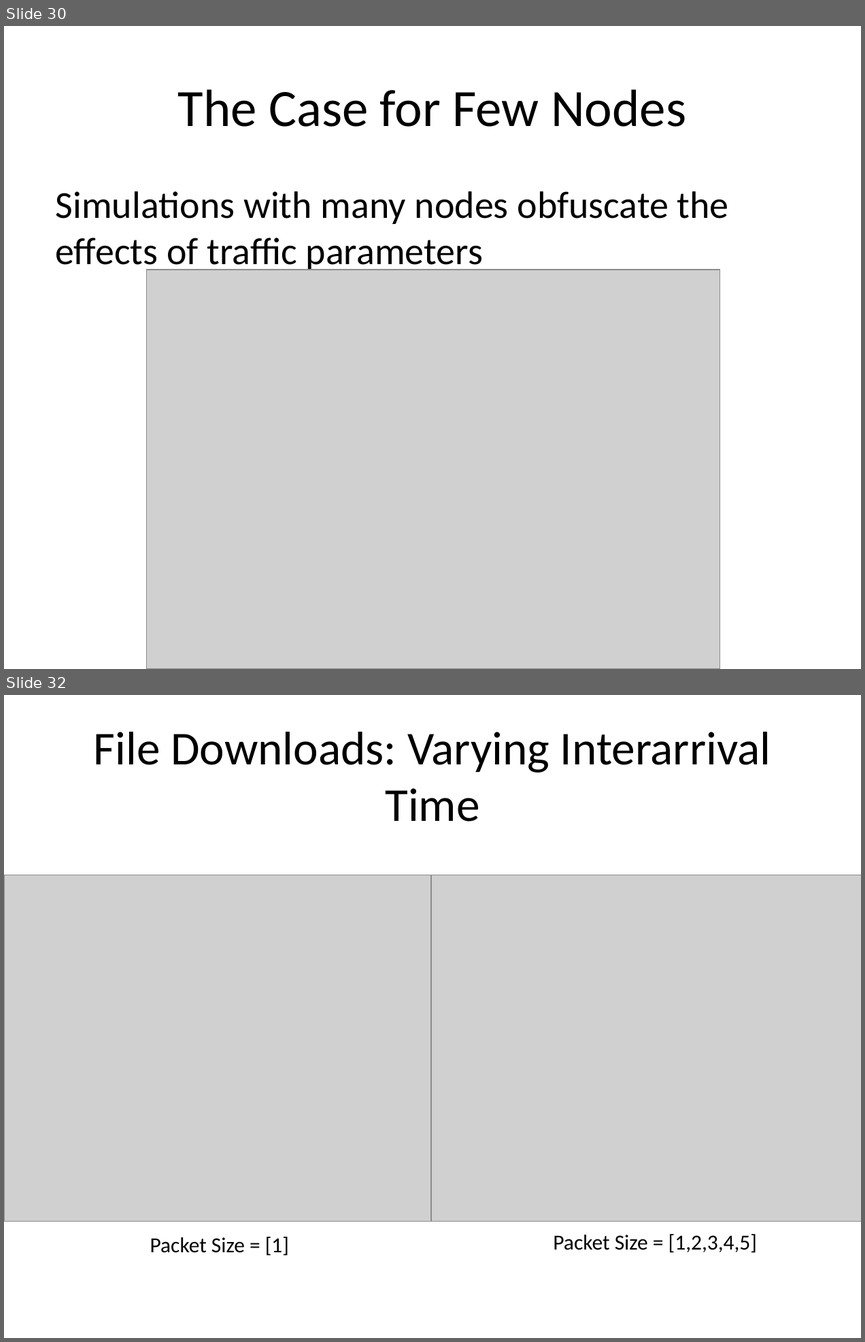
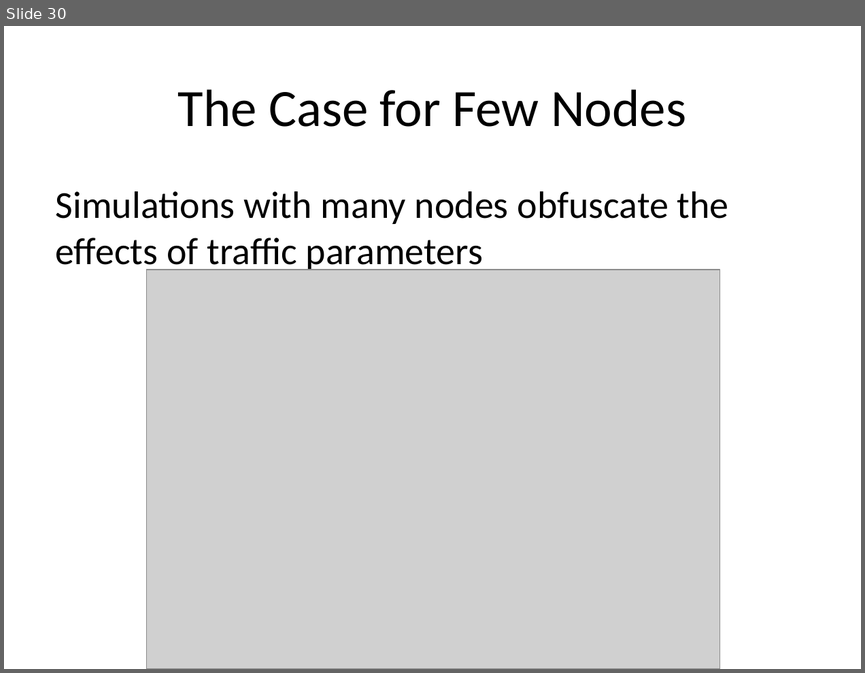
Before and after one commit to tamirh-uci/HeteroTrafficModels, a slide deck: presentation/slides.pptx. Shown one above the other, each under a label of ours: slides 30 and 32 before the commit, slide 30 after it; the slides between them are not shown. The pictures are 865x1342 and 865x673 pixels, drawn with LibreOffice and Linux fonts; fonts in the diff are those of the drawing; grey boxes stand for pictures. Boxes give left, top, right and bottom in pixels: in the first picture for what was removed or moved away, otherwise in the second. Text is boxed around its words. In the diff, an @@ line names an element or a change of style, - is before the commit and + after.

```diff
--- a/presentation/slides.pptx
+++ b/presentation/slides.pptx
@@ slide 32 removed at (4, 695, 861, 1338), background #FFFFFF @@
@@ title removed at (94, 732, 770, 821) @@
-File Downloads: Varying Interarrival Time
@@ picture removed at (4, 875, 465, 1221) @@
@@ picture removed at (432, 875, 861, 1221) @@
@@ text removed at (150, 1236, 289, 1255) @@
-Packet Size = [1]
@@ text removed at (553, 1234, 757, 1253) @@
-Packet Size = [1,2,3,4,5]
```
Also in this commit, not shown: 4 slides changed, 1 other file.
